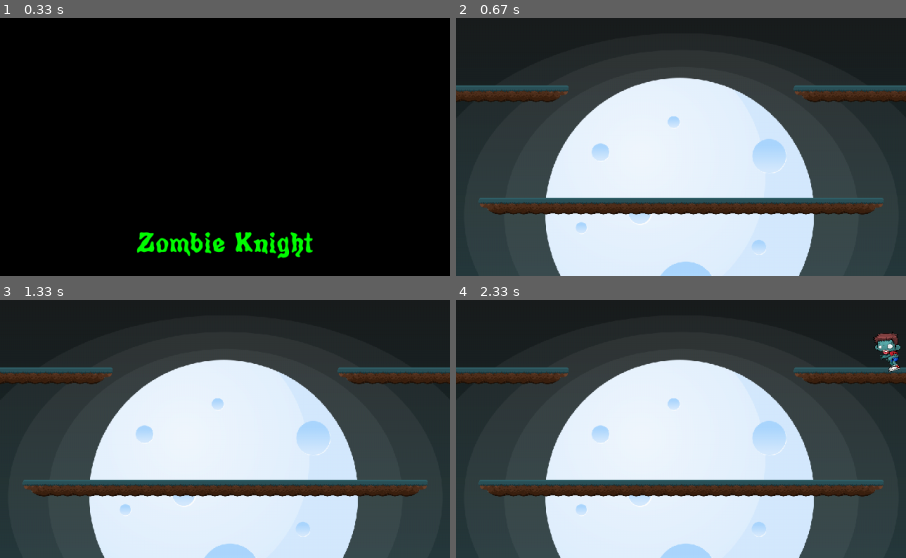
Above: before the commit, frames 1-4 (two rows, left to right).
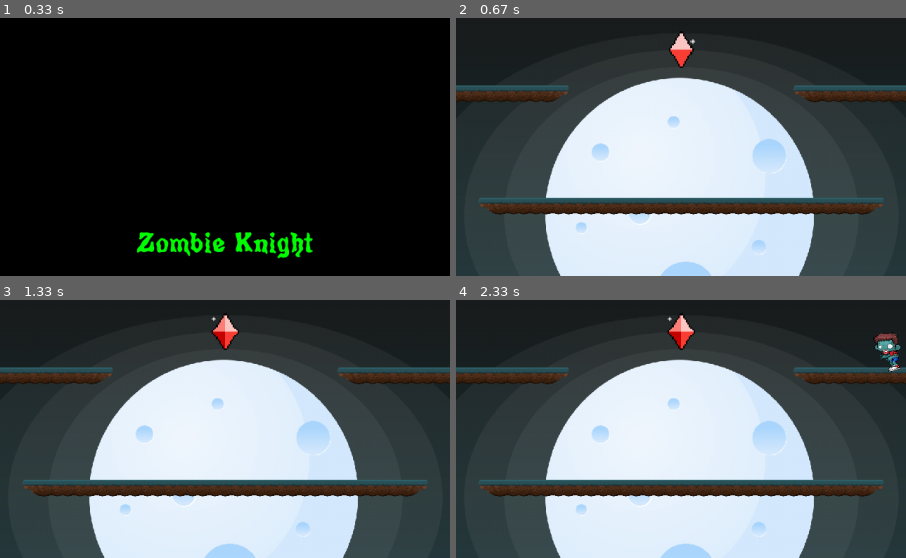
Above: after the commit, the same moments.

Repository: mr4s/CourseProjects
Game: pygame game, started from pygames/ZombieKnight/code/main.py
Two runs of this game, one before a commit and one after it. Both use one fixed random seed, a clock stepped at 60 frames per second and the inputs below.
Inputs:
- Up to frame 1 (0.33 s): no input
- Up to frame 2 (0.67 s): tap Enter at 0.33 s
- Up to frame 3 (1.33 s): tap Space at 0.67, 1.07 s; hold Right from 1 s (still down)
- Up to frame 4 (2.33 s): tap Space at 1.37, 1.57, 1.9, 2.2 s; release Right at 1.47 s; hold Up 1.5-1.8 s; hold Right 1.83-2.3 s
The pictures show only the part of the screen within x 25-75%, y 0-50%; the shares and areas given below are measured in that part.

Frame 1 is identical in both runs. In frame 2, 0.4% of the frame differs, in the area x 47-54%, y 5-20%; in frame 3, 0.5%, in the area x 46-54%, y 5-20%; in frame 4, 0.5%.

Commit message:
Killing zombies

Diff:
--- a/pygames/ZombieKnight/code/game.py
+++ b/pygames/ZombieKnight/code/game.py
@@ -2,6 +2,7 @@
 from player import Player
 from zombies import Zombie
 from portals import Green_Portal, Purple_Portal
+from ruby import BigRuby#, Ruby
 from setup import *
 
 class Game():
@@ -21,6 +22,7 @@
 
         self.night = 1
         self.tts = STARTING_TIME
+        self.zombie_interval = 5
 
         self.initialize()
 
@@ -32,6 +34,9 @@
             for t in self.tile_group:
                 t.update()
 
+            self.kill_zombies()
+
+            self.center_ruby.update()
             self.portal_group.update(self.player_group, self.zombie_group)
             self.player_group.update(self.tile_group, self.portal_group, self.zombie_group, attack)
             self.zombie_group.update(self.player_group.sprites()[0].rect.center, self.portal_group, self.tile_group)
@@ -93,9 +98,21 @@
         ]
 
         self.initialize_tiles(tile_map)
+        self.initialize_center_ruby()
         self.initialize_player(tile_map)
         self.initialize_portals(tile_map)
         self.initialize_zombies()
+        # self.initialize_rubies()
+
+    def initialize_rubies(self):
+        self.ruby_group = pygame.sprite.Group()
+
+        x = random.randint(32, WINDOW_WIDTH-32)
+        ruby = Ruby(x, 0)
+        self.ruby_group.add(ruby)
+
+    def initialize_center_ruby(self):
+        self.center_ruby = BigRuby()
 
     def initialize_portals(self, tile_map):
         self.portal_group = pygame.sprite.Group()
@@ -132,6 +149,10 @@
     def start(self):
         self.begin = True
 
+    def kill_zombies(self):
+        if pygame.sprite.groupcollide(self.player_group.sprites()[0].slash_group, self.zombie_group, True, True):
+            self.player_group.sprites()[0].score += 10
+
 class Tiles(pygame.sprite.Sprite):
     def __init__(self, tile_type, x, y):
         super().__init__()
--- a/pygames/ZombieKnight/code/ruby.py
+++ b/pygames/ZombieKnight/code/ruby.py
@@ -0,0 +1,94 @@
+import pygame, random
+from setup import *
+
+class BigRuby:
+    def __init__(self, initial_sprite = 0):
+        self.sprite = initial_sprite
+
+        self.load_images()
+
+        self.rect = self.image.get_rect()
+        self.rect.center = (WINDOW_WIDTH//2, 45)
+
+    def update(self):
+        self.animate()
+        display_surface.blit(self.image, self.rect)
+
+    def load_images(self):
+        self.sprites = []
+        for i in range(0, 7):
+            self.sprites.append(pygame.transform.scale(pygame.image.load(f"../assets/images/ruby/tile00{i}.png"), (52, 52)))
+
+        self.image = self.sprites[0]
+
+    def animate(self):
+        if self.sprite < len(self.sprites)-1:
+            self.sprite += 0.2
+        else:
+            self.sprite = 0
+
+        self.image = self.sprites[int(self.sprite)]
+
+class Ruby(pygame.sprite.Sprite):
+    def __init__(self, x, y):
+        super().__init__()
+
+        self.sprite = 0
+        self.load_images()
+        self.rect = self.image.get_rect()
+
+        self.rect.bottomleft = (x, y)
+
+        self.HOR_VEL = 2
+        self.VER_ACC = 0.5
+        self.direction = random.choice([-1, 1])
+        self.ver_velocity = 0
+
+    def load_images(self):
+        self.spin_right = []
+        self.spin_left = []
+
+        for i in range(0, 7):
+            self.spin_right.append(pygame.transform.scale(pygame.image.load(f"../assets/images/ruby/tile00{i}.png"), (48, 48)))
+            self.spin_left.append(pygame.transform.flip(self.spin_right[i], True, False))
+
+        if self.direction > 0:
+            self.image = self.spin_right[0]
+        else:
+            self.image = self.spin_left[0]
+
+    def update(self, tile_group):
+        self.mask = pygame.mask.from_surface(self.image)
+
+        self.move()
+        self.stay_on_platform(tile_group)
+
+    def move(self):
+        self.acceleration = self.VER_ACC
+
+        self.rect.x += self.HOR_VEL*self.direction
+
+        if self.direction > 0:
+            self.animate(self.spin_right)
+        else:
+            self.animate(self.spin_left)
+
+        if self.rect.x+CAR_SIZE[0]-10 < 0 and self.rect.y < 630 and self.rect.y > 100:
+            self.rect.x = WINDOW_WIDTH
+        elif self.rect.x > WINDOW_WIDTH and self.rect.y < 630 and self.rect.y > 100:
+            self.rect.x = -(CAR_SIZE[0]-10)
+
+    def stay_on_platform(self, tile_group):
+        collided_platforms = pygame.sprite.spritecollide(self, tile_group, False, pygame.sprite.collide_mask)
+
+        if collided_platforms and self.ver_velocity > 0:
+            self.rect.y = collided_platforms[0].rect.top+5
+            self.ver_velocity = 0
+
+    def animate(self, sprites):
+        if self.sprite < len(sprites)-1:
+            self.sprite += 0.2
+        else:
+            self.sprite = 0
+
+        self.image = sprites[int(self.sprite)]
